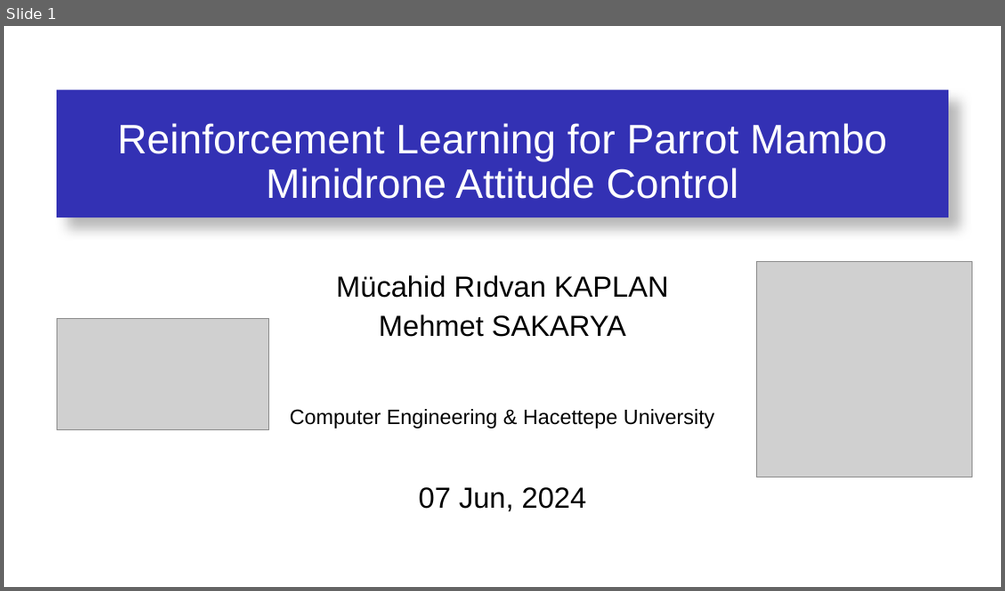
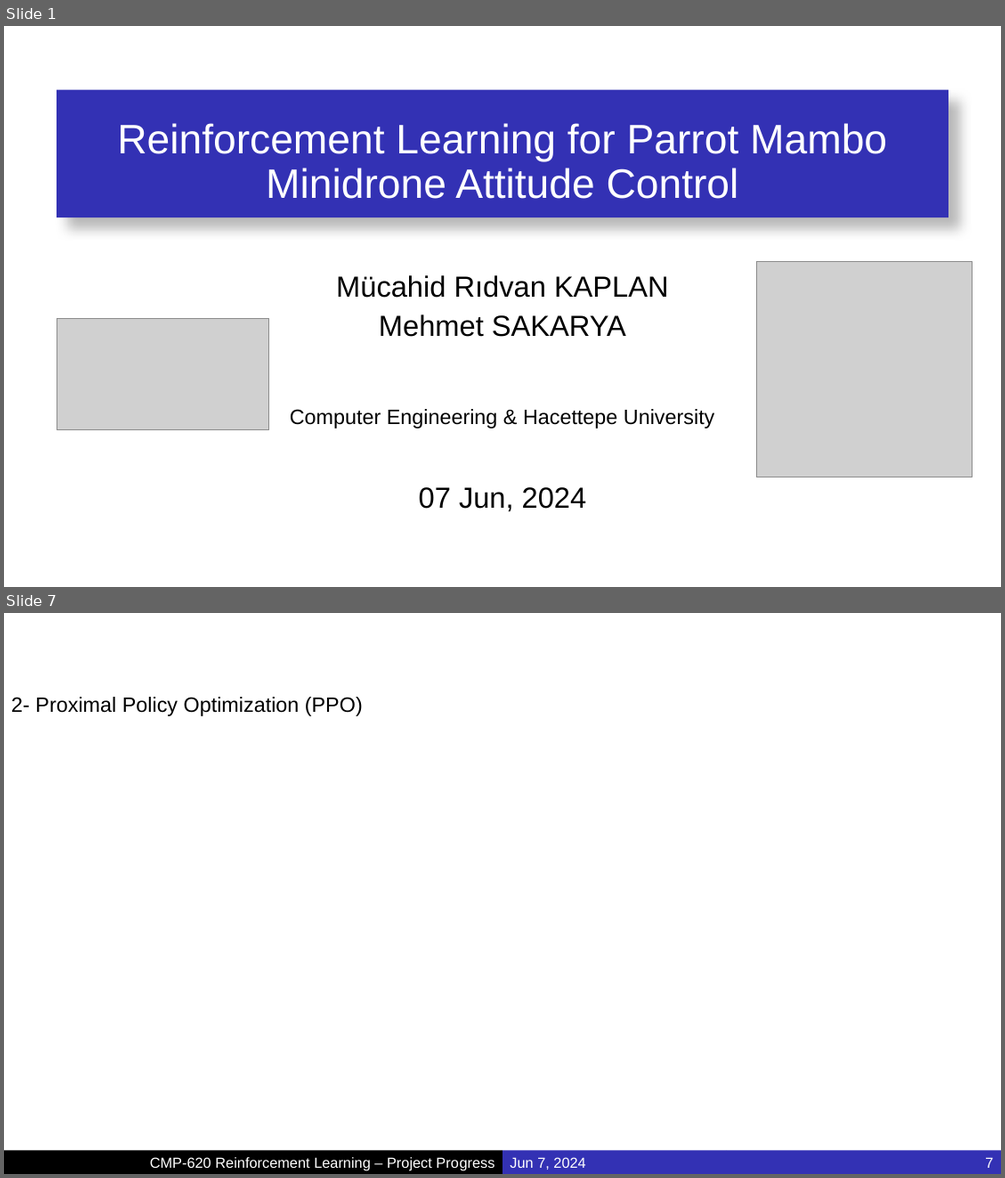
Before and after one commit to MucahidRidvanKaplan/ParrotQuadcopterRL, a slide deck: Presentations/Project_Final.pptx. Shown one above the other, each under a label of ours: slide 1 before the commit, slides 1 and 7 after it; the slides between them are not shown. The pictures are 1005x591 and 1005x1178 pixels, drawn with LibreOffice and Linux fonts; fonts in the diff are those of the drawing; grey boxes stand for pictures; background and template pictures are left out. Boxes give left, top, right and bottom in pixels: in the first picture for what was removed or moved away, otherwise in the second. Text is boxed around its words. In the diff, an @@ line names an element or a change of style, - is before the commit and + after.

```diff
--- a/Presentations/Project_Final.pptx
+++ b/Presentations/Project_Final.pptx
@@ slide 7 added at [4,613,1001,1174], background #FFFFFF @@
@@ text added at [11,697,363,716], 20 pt, text #000000 @@
+2- Proximal Policy Optimization (PPO)
@@ rectangle added at [4,1150,502,1174], fill #000000, 14 pt, text #FFFFFF @@
+CMP-620 Reinforcement Learning – Project Progress
@@ rectangle added at [502,1150,727,1174], fill #3331B4, 14 pt, text #FFFFFF @@
+Jun 7, 2024
@@ page number added at [727,1150,1001,1174], fill #3331B4, 14 pt, text #FFFFFF @@
+7
```
Also in this commit, not shown: 5 slides changed, 15 other slides added.
